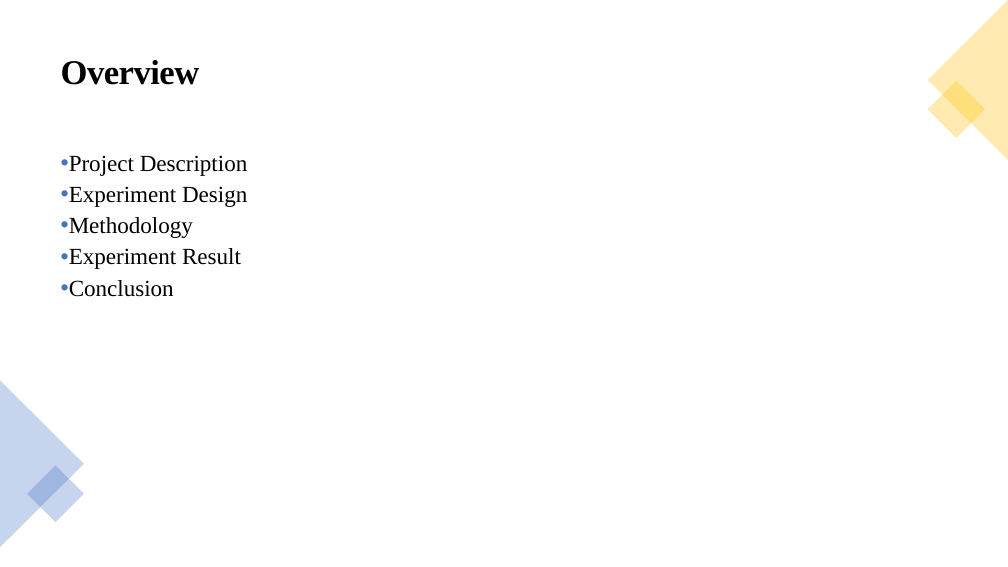
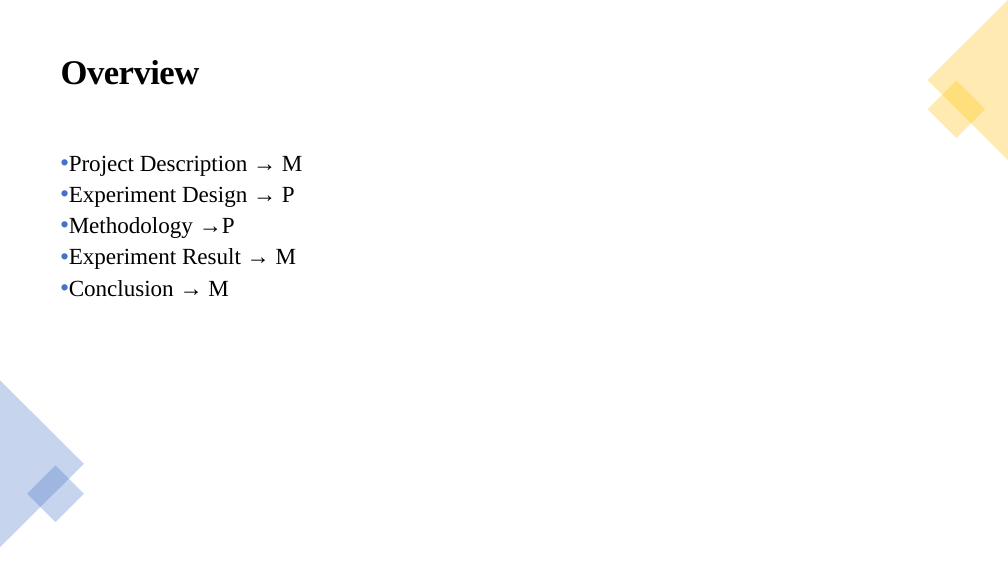
Before and after one commit to paweenp/Classification-of-time-signals-by-CNN-using-STFT, a slide deck: slide 2 of Presentation/Classification-of-time-signals-by-CNN-using-STFT.pptx. Drawn at 1008x567 pixels with LibreOffice and Linux fonts; fonts in the diff are those of the drawing. Boxes give left, top, right and bottom in pixels: in the first picture for what was removed or moved away, otherwise in the second. Text is boxed around its words. In the diff, an @@ line names an element or a change of style, - is before the commit and + after.

Commit message:
delegates work

```diff
--- a/Presentation/Classification-of-time-signals-by-CNN-using-STFT.pptx
+++ b/Presentation/Classification-of-time-signals-by-CNN-using-STFT.pptx
@@ text at (x1=69, y1=155, x2=303, y2=297): text changed @@
-• Project Description
-• Experiment Design
-• Methodology
-• Experiment Result
-• Conclusion
+• Project Description → M
+• Experiment Design → P
+• Methodology →P
+• Experiment Result → M
+• Conclusion → M
```
